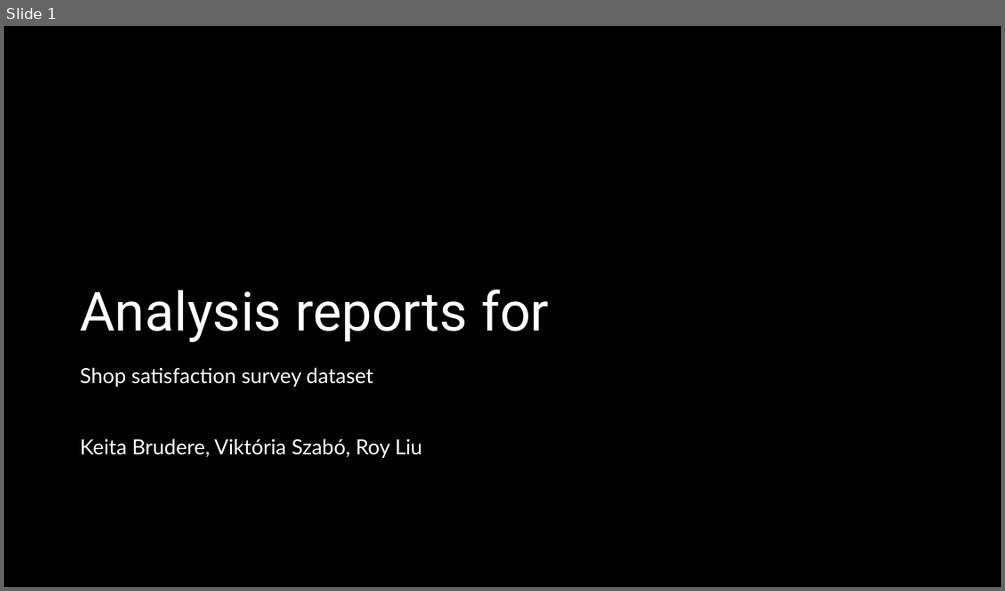
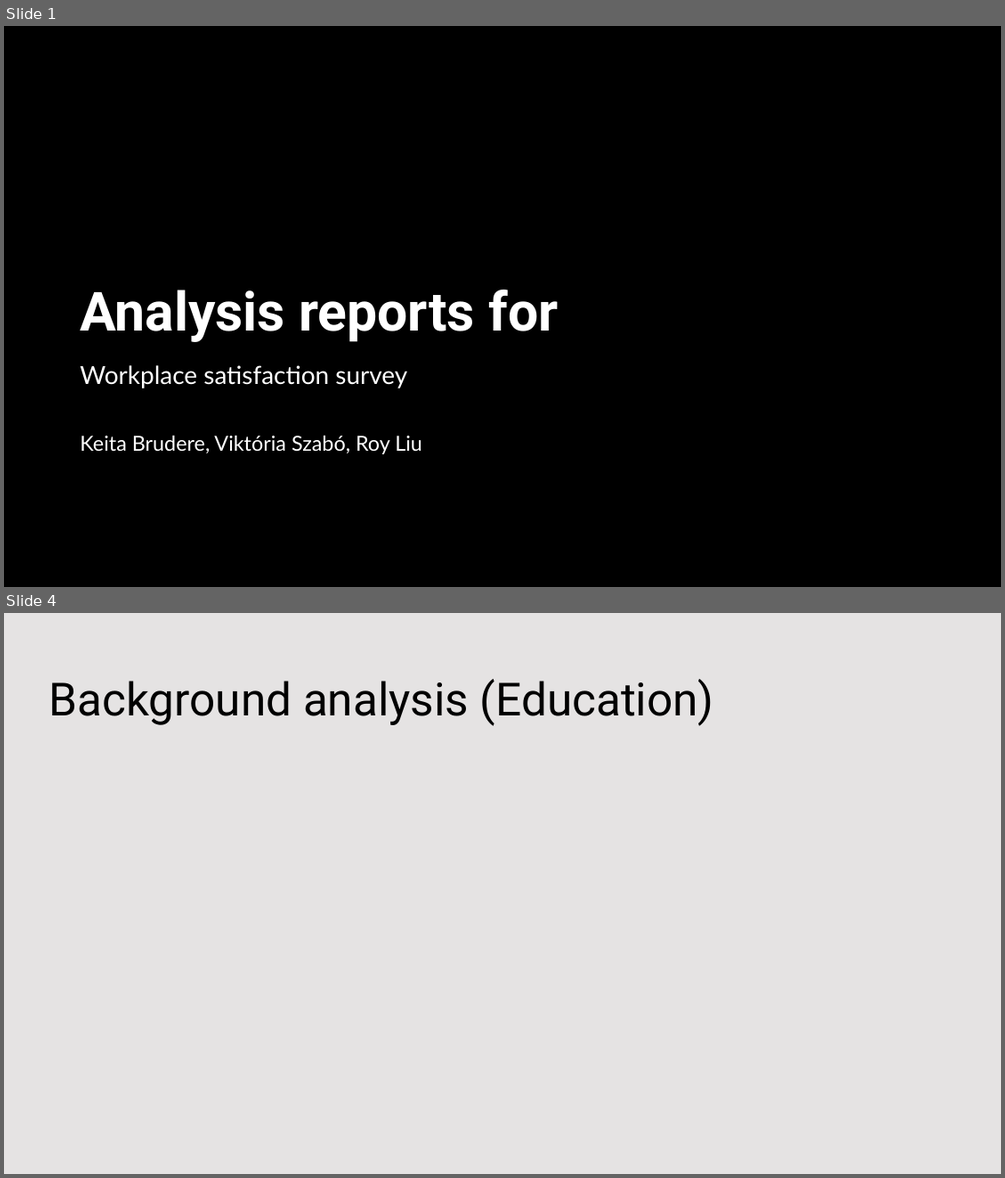
Before and after one commit to KatieRJ/BigDataProject, a slide deck: BigDataProject presentation.pptx. Shown one above the other, each under a label of ours: slide 1 before the commit, slides 1 and 4 after it; the slides between them are not shown. The pictures are 1005x591 and 1005x1178 pixels, drawn with LibreOffice and Linux fonts; fonts in the diff are those of the drawing; background and template pictures are left out; a plain dark background stands for a picture behind light text. Boxes give left, top, right and bottom in pixels: in the first picture for what was removed or moved away, otherwise in the second. Text is boxed around its words. In the diff, an @@ line names an element or a change of style, - is before the commit and + after.

```diff
--- a/BigDataProject presentation.pptx
+++ b/BigDataProject presentation.pptx
@@ slide 4 added at box(4, 613, 1001, 1174), background #FFFFFF @@
@@ rectangle added at box(4, 613, 1001, 1174), fill #DBD8D8 at 70% opacity @@
@@ title added at box(49, 679, 714, 726), 44 pt, text #000000 @@
+Background analysis (Education)
@@ slide 1 changed as well @@
@@ title "Analysis reports for" at box(80, 289, 558, 342): bold on @@
@@ subtitle at box(80, 365, 407, 388): text changed; size 20 to 24 pt @@
-Shop satisfaction survey dataset
+Workplace satisfaction survey
@@ subtitle at box(80, 435, 422, 454): line spacing 1 to 0.9 @@
```
Also in this commit, not shown: 2 other slides added, 1 other file.
